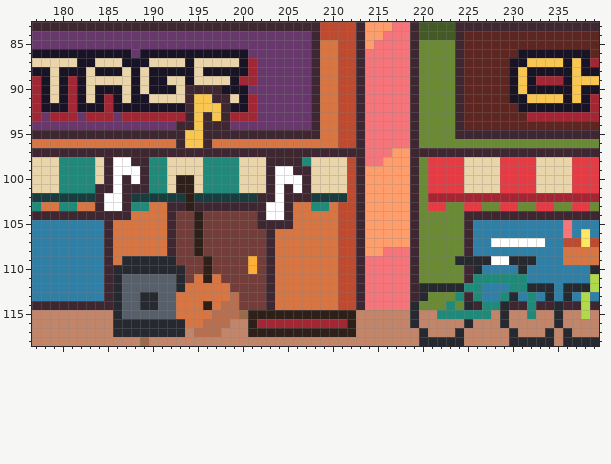
Two versions of one pixel-art file, art/backdrops/backdrop-kensington-market.aseprite. Above: the version before the commit.
360x158 pixels, 1 frame. Shown: x 177..239, y 83..118.
Once edited:
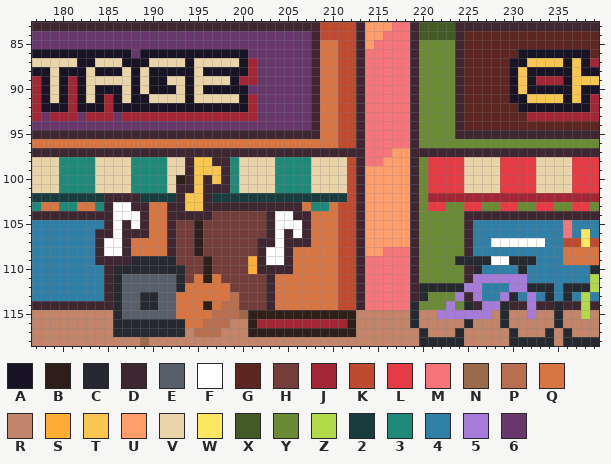
Palette (. is transparent): A #181425  B #2e2019  C #26292f  D #3e2731  E #57606a  F #ffffff  G #5e2620  H #733e39  J #a22633  K #be4a2f  L #e43b44  M #f6757a  N #9a6a4a  P #b86f50  Q #d77643  R #c28569  S #feae34  T #f9c74f  U #ff9e6b  V #ead4aa  W #fee761  X #445a26  Y #6b8a35  Z #b2d94a  2 #193c3e  3 #1f8a7a  4 #2f7fa6  5 #a77bd9  6 #68386c
The edit:
Changed rows in their new state; - is an unchanged pixel.
first column x 184:
 90 ----------AVAA-----------------------------------
 91 ----------AVVVV----------------------------------
 92 ----------AAAAA----------------------------------
 93 ----------JJJJJ----------------------------------
 94 ---------666666----------------------------------
 95 ----------DD-------------------------------------
 96 ---------QQQQ------------------------------------
 98 -VVV33----DTTDD----V333--------------------------
 99 -VVV33----DTTTD----V3333-------------------------
100 -VVV33----DTDTD----V3333-------------------------
101 VVVV33---DDTDDD----V3333-------------------------
102 2DD-D----DTTD-----222222-------------------------
103 3D-FDD----TT-------DD-D--------------------------
104 --FFFD---DDDD-----HD-FDD-------------------------
105 --FDFD------------H-FFFD-------------------------
106 D-FDDD--------------FDFD-------------------------
107 DFFD--------------D-FDDD-------------------------
108 DFFD--------------DFFD---------------------------
109 D-DD--------------DFFD---------------------------
110 ------------------D-DD---------------------------
111 ------------------------------------------555555-
112 -----------------------------------------55---55-
113 ----------------------------------------5-5--5--5
114 ---------------------------------------5---55---5
115 --------------------------------------555555----5
